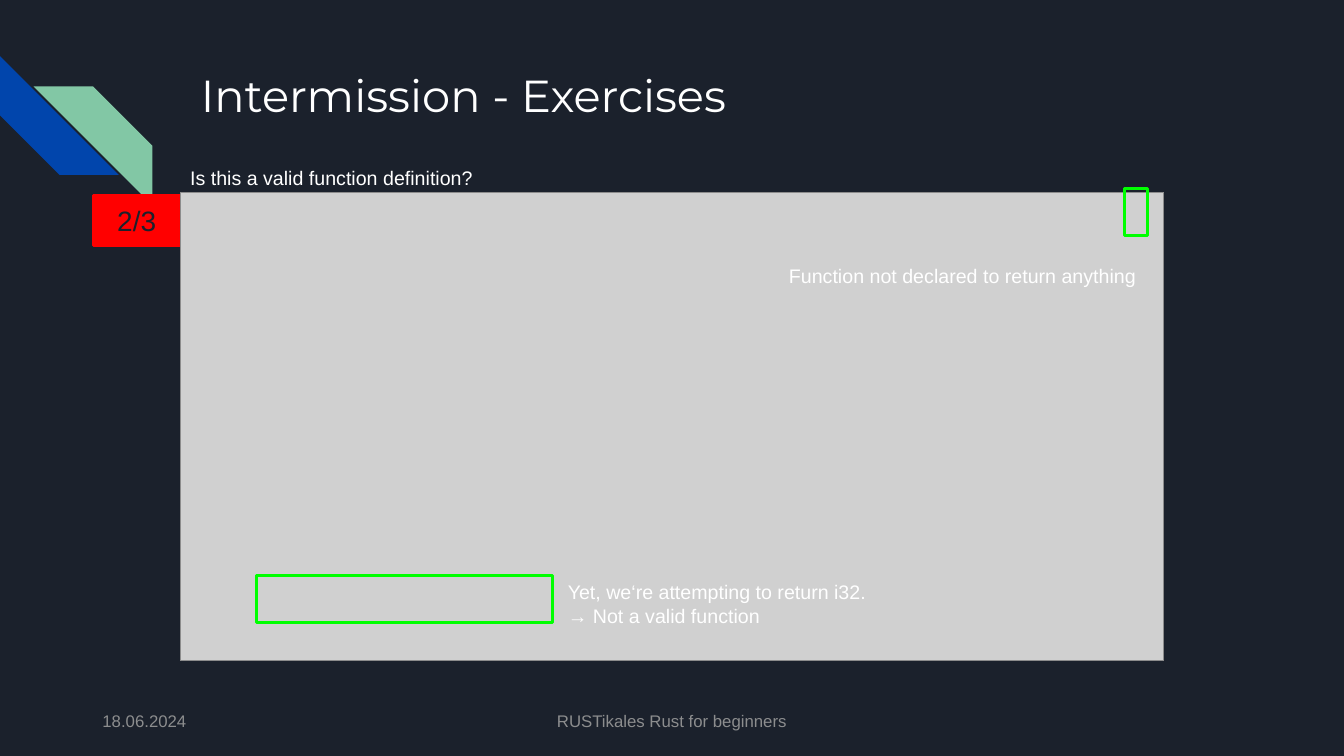
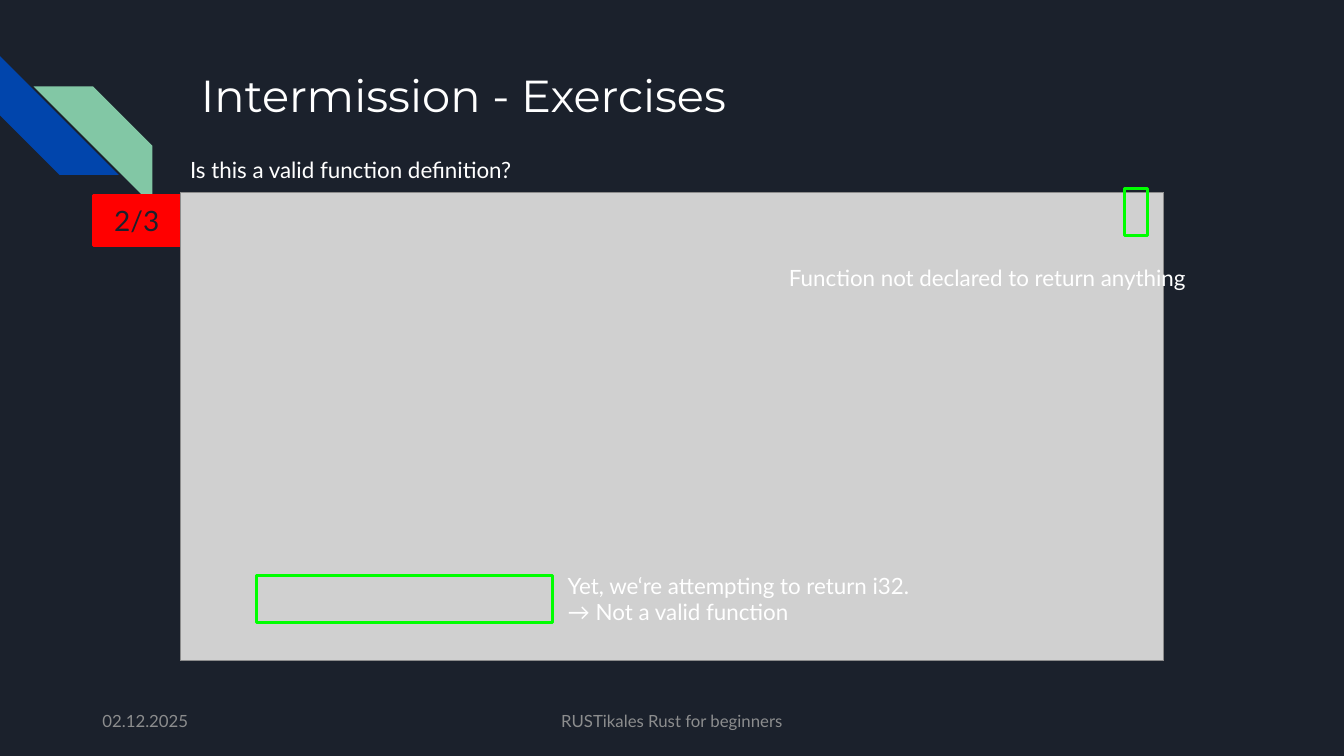
Before and after one commit to pfhaupt/progkurs, a slide deck: slide 182 of rust-beginner/06 - Function declaration/06 - original.pptx (slide 148 before the commit). Drawn at 1344x756 pixels with LibreOffice and Linux fonts; fonts in the diff are those of the drawing; grey boxes stand for pictures. Boxes give left, top, right and bottom in pixels: in the first picture for what was removed or moved away, otherwise in the second. Text is boxed around its words. In the diff, an @@ line names an element or a change of style, - is before the commit and + after.

Commit message:
[R-B-06] Update slides
- Merge R-B-07 into R-B-06
- Add chapter about Floating Point Numbers
- Increase font size
- Unite text font

```diff
--- a/rust-beginner/06 - Function declaration/06 - original.pptx
+++ b/rust-beginner/06 - Function declaration/06 - original.pptx
@@ size 14 to 16 pt, font Arial to Lato in 3 elements at box(789, 266, 1186, 291), box(568, 578, 910, 620), box(190, 161, 511, 178) @@
@@ text "Is this a valid function ...": place and size @@
-text "Is this a valid function ..." at box(190, 170, 472, 186)
+text "Is this a valid function ..." at box(190, 161, 511, 178)
@@ rectangle "2/3" at box(93, 196, 179, 246): font Arial to Lato @@
@@ text "Yet, we‘re attempting to return ...": place and size @@
-text "Yet, we‘re attempting to return ..." at box(568, 585, 866, 623)
+text "Yet, we‘re attempting to return ..." at box(568, 578, 910, 620)
@@ text at box(102, 715, 188, 727): text changed; font Arial to Lato @@
-18.06.2024
+02.12.2025
@@ text "RUSTikales Rust for beginners" at box(561, 715, 782, 730): font Arial to Lato @@
```
Also in this commit, not shown: 109 other slides changed, 86 slides added, 47 slides removed, 2 other files.
